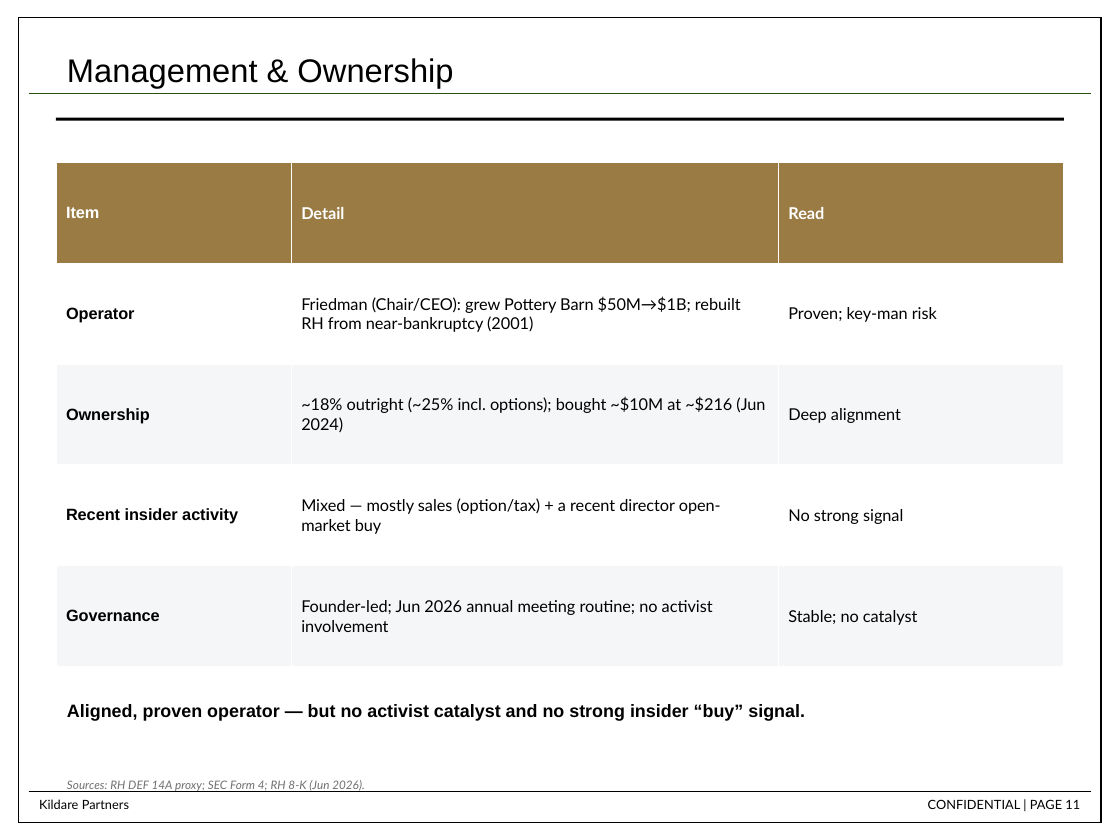
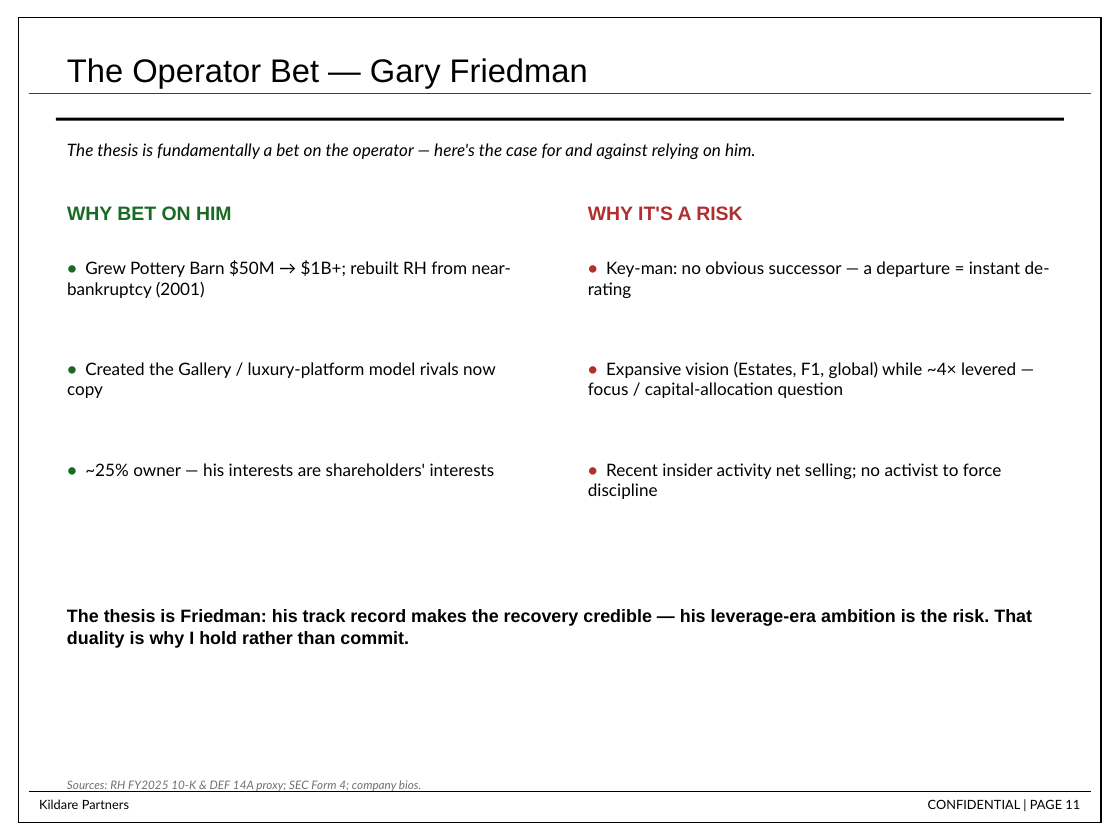
Before and after one commit to dchen88888/Nike-Stock-Pitch, a slide deck: slide 11 of RH_Stock_Pitch_updated.pptx. Drawn at 1120x840 pixels with LibreOffice and Linux fonts; fonts in the diff are those of the drawing. Boxes give left, top, right and bottom in pixels: in the first picture for what was removed or moved away, otherwise in the second. Text is boxed around its words. In the diff, an @@ line names an element or a change of style, - is before the commit and + after.

```diff
--- a/RH_Stock_Pitch_updated.pptx
+++ b/RH_Stock_Pitch_updated.pptx
@@ text at bbox=[67, 58, 588, 88]: text changed @@
-Management & Ownership
+The Operator Bet — Gary Friedman
@@ text added at bbox=[67, 143, 756, 159], 11 pt, text #000000, italic @@
+The thesis is fundamentally a bet on the operator — here's the case for and against relying on him.
@@ table removed at bbox=[56, 162, 1064, 666], 5 rows, 3 columns @@
-Item | Detail | Read
-Operator | Friedman (Chair/CEO): grew Pottery Barn $50M→$1B; rebuilt RH from near-bankruptcy (2001) | Proven; key-man risk
-Ownership | ~18% outright (~25% incl. options); bought ~$10M at ~$216 (Jun 2024) | Deep alignment
-Recent insider activity | Mixed — mostly sales (option/tax) + a recent director open-market buy | No strong signal
-Governance | Founder-led; Jun 2026 annual meeting routine; no activist involvement | Stable; no catalyst
@@ text added at bbox=[67, 206, 232, 220], 12.5 pt, text #196B24, bold @@
+WHY BET ON HIM
@@ text added at bbox=[588, 206, 742, 220], 12.5 pt, text #B03030, bold @@
+WHY IT'S A RISK
@@ text added at bbox=[67, 260, 511, 298], 11 pt, text #000000 @@
+• Grew Pottery Barn $50M → $1B+; rebuilt RH from near-bankruptcy (2001)
@@ text added at bbox=[588, 261, 1050, 298], 11 pt, text #000000 @@
+• Key-man: no obvious successor — a departure = instant de-rating
@@ text added at bbox=[67, 362, 496, 398], 11 pt, text #000000 @@
+• Created the Gallery / luxury-platform model rivals now copy
@@ text added at bbox=[588, 362, 1016, 398], 11 pt, text #000000 @@
+• Expansive vision (Estates, F1, global) while ~4× levered — focus / capital-allocation question
@@ text added at bbox=[85, 463, 495, 476], 11 pt, text #000000 @@
+• ~25% owner — his interests are shareholders' interests
@@ text added at bbox=[588, 463, 1001, 499], 11 pt, text #000000 @@
+• Recent insider activity net selling; no activist to force discipline
@@ text added at bbox=[67, 609, 1032, 648], 11.5 pt, text #000000, bold @@
+The thesis is Friedman: his track record makes the recovery credible — his leverage-era ambition is the risk. That duality is why I hold rather than commit.
@@ text removed at bbox=[67, 704, 805, 721] @@
-Aligned, proven operator — but no activist catalyst and no strong insider “buy” signal.
@@ text at bbox=[67, 780, 421, 792]: text changed @@
-Sources: RH DEF 14A proxy; SEC Form 4; RH 8-K (Jun 2026).
+Sources: RH FY2025 10-K & DEF 14A proxy; SEC Form 4; company bios.
```
